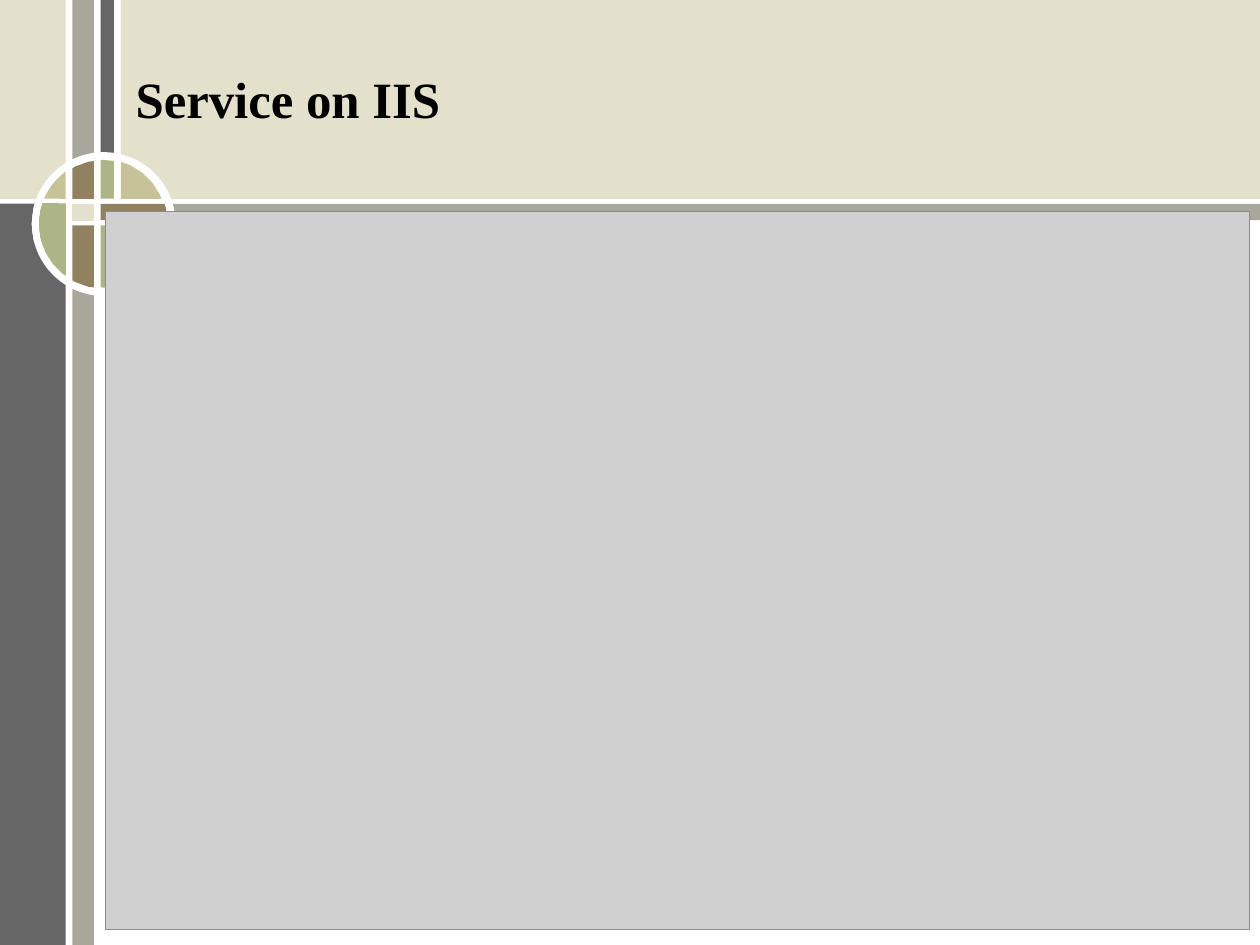
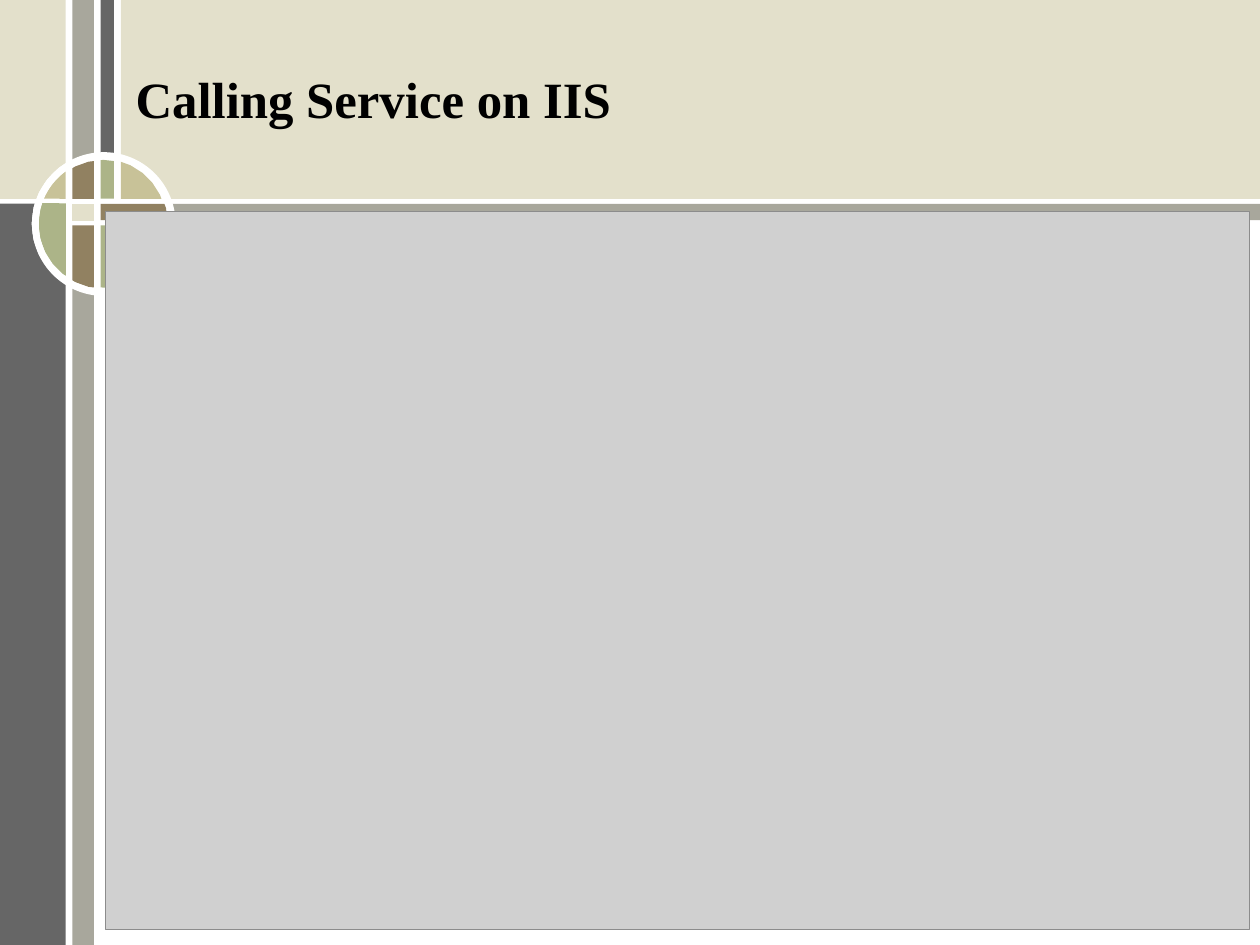
Before and after one commit to ERit/aic_group2_topic1, a slide deck: slide 5 of Stage2.ppt. Drawn at 1260x945 pixels with LibreOffice and Linux fonts; fonts in the diff are those of the drawing; grey boxes stand for pictures. Boxes give left, top, right and bottom in pixels: in the first picture for what was removed or moved away, otherwise in the second. Text is boxed around its words. In the diff, an @@ line names an element or a change of style, - is before the commit and + after.

Commit message:
Final presentation v2

```diff
--- a/Stage2.ppt
+++ b/Stage2.ppt
@@ text at bbox=[136, 82, 611, 128]: text changed @@
-Service on IIS
+Calling Service on IIS
```
Also in this commit, not shown: 2 slides added, 1 slide removed, 1 other file.
